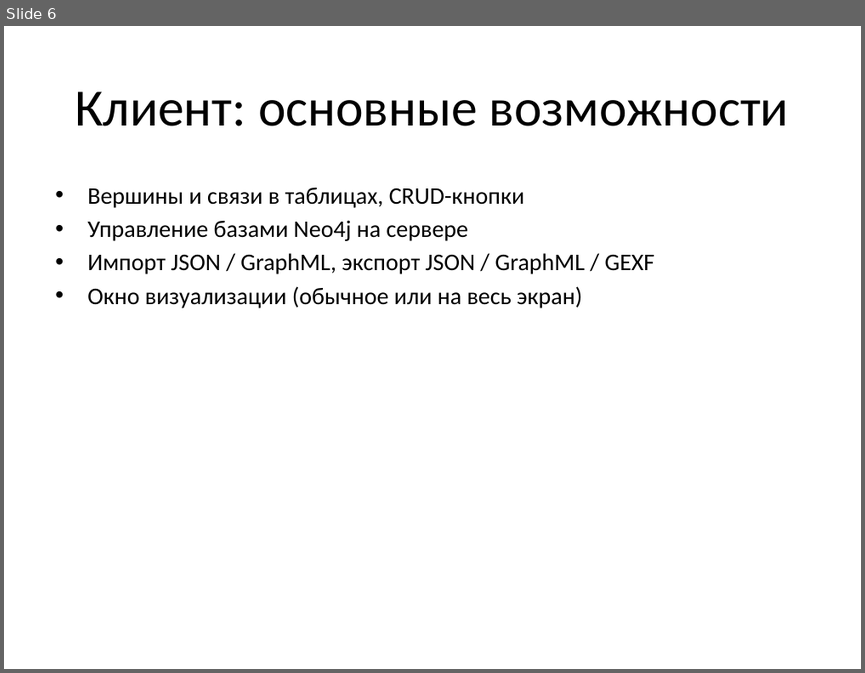
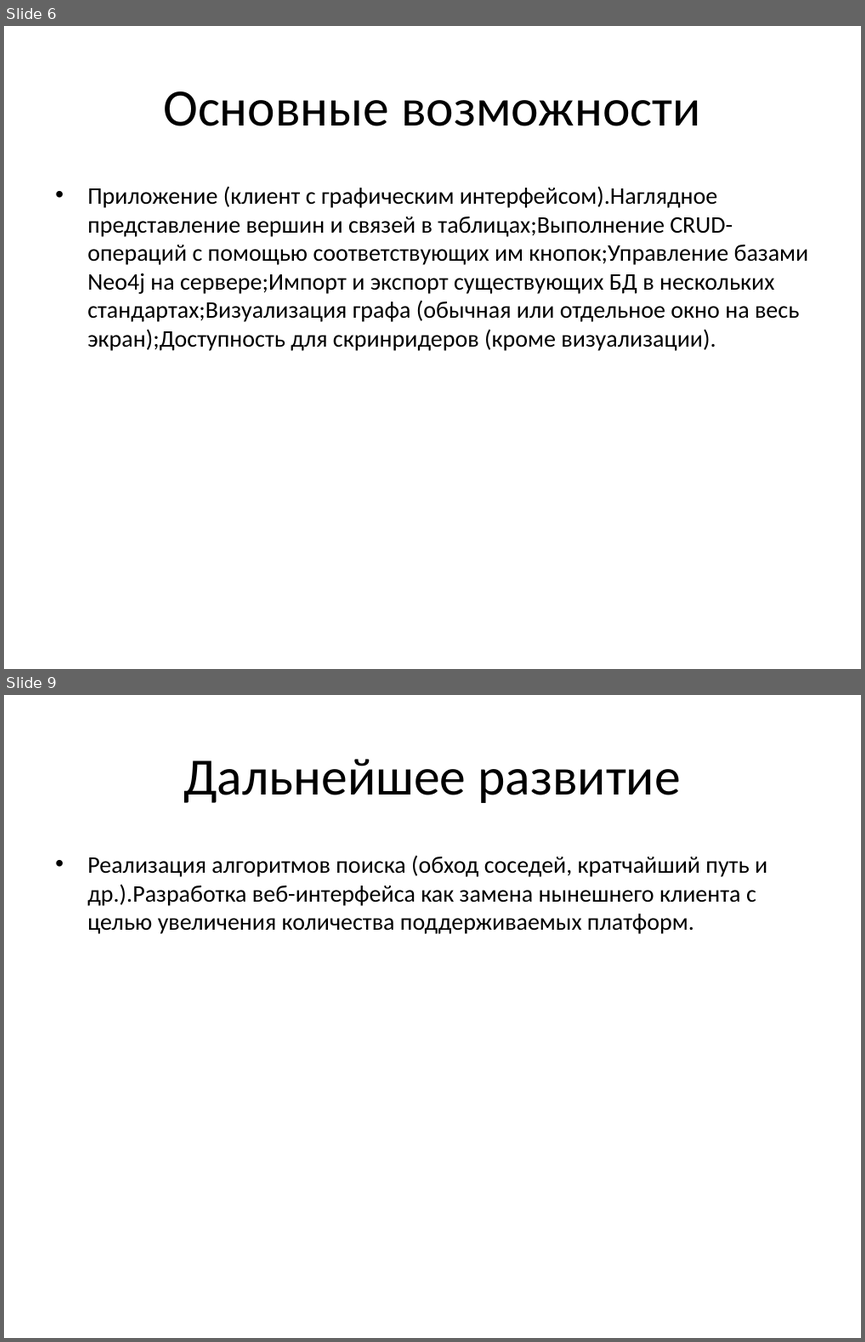
Before and after one commit to SasnikOmega/graph-search-engine, a slide deck: docs/презентация.pptx. Shown one above the other, each under a label of ours: slide 6 before the commit, slides 6 and 9 after it; the slides between them are not shown. The pictures are 865x673 and 865x1342 pixels, drawn with LibreOffice and Linux fonts; fonts in the diff are those of the drawing. Boxes give left, top, right and bottom in pixels: in the first picture for what was removed or moved away, otherwise in the second. Text is boxed around its words. In the diff, an @@ line names an element or a change of style, - is before the commit and + after.

```diff
--- a/docs/презентация.pptx
+++ b/docs/презентация.pptx
@@ slide 9 added at bbox=[4, 695, 861, 1338], background #FFFFFF @@
@@ title added at bbox=[183, 759, 680, 803], 44 pt, text #000000 @@
+Дальнейшее развитие
@@ text added at bbox=[87, 855, 767, 934], 20 pt, text #000000 @@
+• Реализация алгоритмов поиска (обход соседей, кратчайший путь и др.).Разработка веб-интерфейса как замена нынешнего клиента с целью увеличения количества поддерживаемых платформ.
@@ slide 6 changed as well @@
@@ title at bbox=[163, 91, 700, 126]: text changed @@
-Клиент: основные возможности
+Основные возможности
@@ text at bbox=[87, 186, 809, 351]: text changed @@
-• Вершины и связи в таблицах, CRUD-кнопки
-• Управление базами Neo4j на сервере
-• Импорт JSON / GraphML, экспорт JSON / GraphML / GEXF
-• Окно визуализации (обычное или на весь экран)
+• Приложение (клиент с графическим интерфейсом).Наглядное представление вершин и связей в таблицах;Выполнение CRUD-операций с помощью соответствующих им кнопок;Управление базами Neo4j на сервере;Импорт и экспорт существующих БД в нескольких стандартах;Визуализация графа (обычная или отдельное окно на весь экран);Доступность для скринридеров (кроме визуализации).
```
Also in this commit, not shown: 6 other slides changed, 3 other slides added, 3 slides removed.
